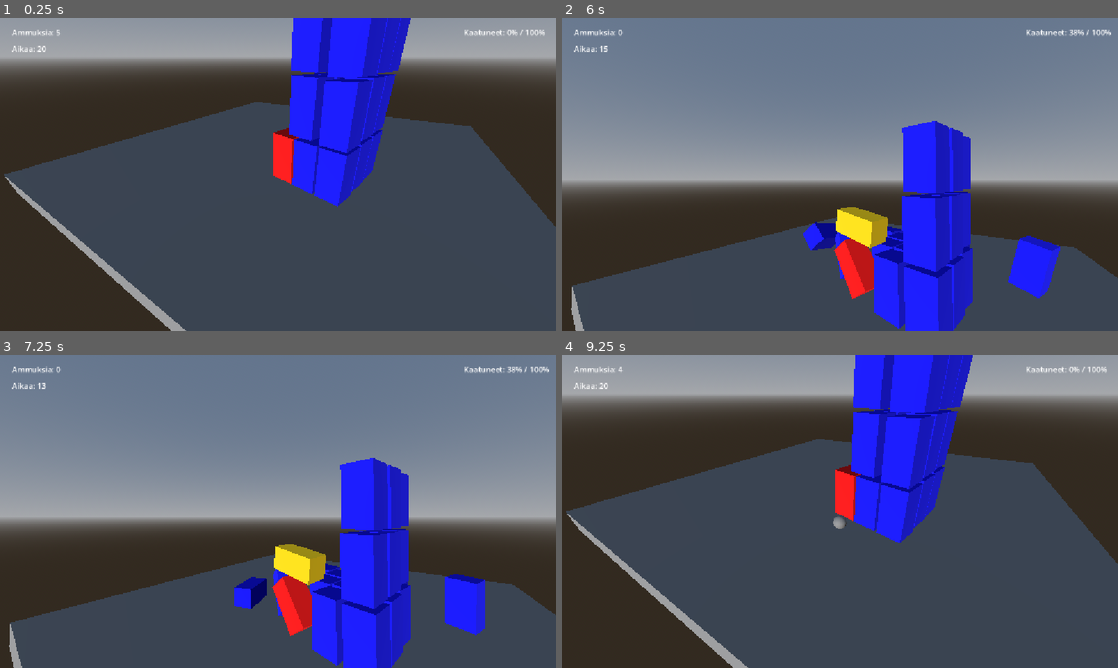
Above: before the commit, frames 1-4 (two rows, left to right).
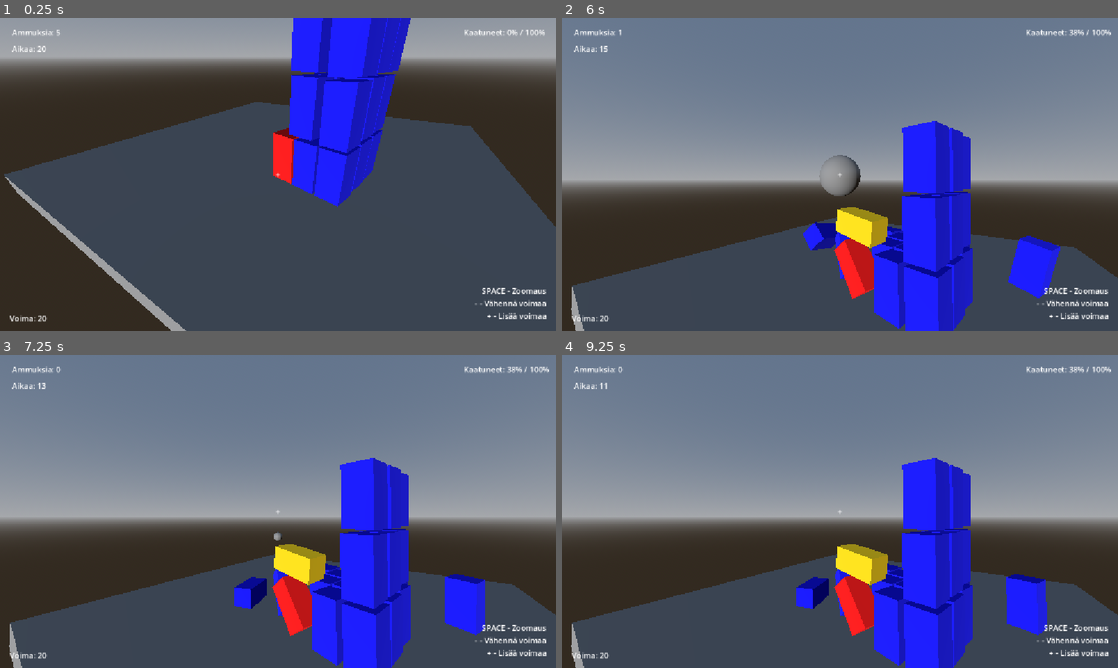
Above: after the commit, the same moments.

Repository: santtu-kumpulainen/3d-fysiikkapeli
Game: Godot game, scene res://scenes/root.tscn
Two runs of this game, one before a commit and one after it. Both use one fixed random seed, a clock stepped at 60 frames per second and the inputs below.
Inputs (mouse positions are in pixels of both pictures, inside the frame that each line leads up to):
- Up to frame 1 (0.25 s): no input
- Up to frame 2 (6 s): tap Enter at 0.5 s; move the mouse to (834, 180) at 0.52 s; tap R at 0.6, 1.55, 2.1, 2.85, 4.35, 5.1 s; click (834, 180) at 0.67 s; tap Space at 0.77, 0.8, 1.07, 1.35, 1.52, 1.82, 2.3, 3.02, 3.32, 3.6, 3.77, 4.07, 4.52, 4.82, 5.3, 5.85 s; move the mouse to (878, 177) at 1.27 s; click (878, 177) at 1.42 s; move the mouse to (795, 171) at 2.02 s; click (795, 171) at 2.17 s; move the mouse to (845, 174) at 2.77 s; click (845, 174) at 2.92 s; move the mouse to (817, 168) at 3.52 s; click (817, 168) at 3.67 s; tap Escape at 4.15 s; move the mouse to (962, 158) at 4.27 s; click (962, 158) at 4.42 s; move the mouse to (728, 190) at 5.02 s; click (728, 190) at 5.17 s; move the mouse to (895, 105) at 5.77 s; click (895, 105) at 5.92 s
- Up to frame 3 (7.25 s): tap Space at 6.02, 6.32, 6.77, 6.8, 7.07 s; tap R at 6.05, 6.6 s; move the mouse to (250, 574) at 6.52 s; click (250, 574) at 6.67 s
- Up to frame 4 (9.25 s): move the mouse to (1006, 558) at 7.27 s; tap R at 7.35, 8.85 s; click (1006, 558) at 7.42 s; tap Space at 7.52, 7.82, 8, 8.1, 9.02 s; move the mouse to (673, 464) at 8.02 s; click (673, 464) at 8.17 s; tap Enter at 8.75 s; move the mouse to (867, 511) at 8.77 s; click (867, 511) at 8.92 s

The runs differ from the first frame. In frame 1, 0.5% of the frame differs, in the area x 1-99%, y 49-98%; in frame 2, 0.9%; in frame 3, 0.5%; in frame 4, 81%, in the area x 0-100%, y 0-100%.

Commit message:
Task 10: Add crosshair zoom and adjustable shooting force

Diff:
--- a/3d_fysiikkapeli/scenes/box.gd
+++ b/3d_fysiikkapeli/scenes/box.gd
@@ -40,3 +40,7 @@
 	if angle >= deg_to_rad(45.0):
 		effect_triggered = true
 		toppled.emit(self)
+
+
+func get_block_type() -> int:
+	return block_type
--- a/3d_fysiikkapeli/scenes/root.gd
+++ b/3d_fysiikkapeli/scenes/root.gd
@@ -10,6 +10,9 @@
 @onready var victory_label: Label = $CanvasLayer/Message
 @onready var score_label: Label = $CanvasLayer/ScoreLabel
 @onready var timer_label: Label = $CanvasLayer/TimerLabel
+@onready var crosshair: Label = $CanvasLayer/Crosshair
+@onready var force_label: Label = $CanvasLayer/ForceLabel
+@onready var controls_label: Label = $CanvasLayer/ControlsLabel
 
 var time_left: float = 20.0
 
@@ -17,11 +20,19 @@
 var game_over: bool = false
 var camera_pitch: float = 0.0
 
+var normal_fov: float = 75.0
+var zoom_fov: float = 40.0
+var force_step: float = 5.0
+var min_force: float = 5.0
+var max_force: float = 50.0
+
+
 
 
 
 func _ready() -> void:
 	Input.mouse_mode = Input.MOUSE_MODE_CAPTURED
+
 	ammo_label.text = "Ammuksia: " + str(ammo_left)
 	victory_label.visible = false
 	update_score()
@@ -30,8 +41,48 @@
 		if box.has_signal("toppled"):
 			box.toppled.connect(_on_box_toppled)
 
-	timer_label.text = "Aikaa: 60"
-
+	timer_label.text = "Aikaa: %d" % ceili(time_left)
+
+	normal_fov = camera.fov
+	camera.fov = normal_fov
+
+	# Tähtäin keskelle näyttöä
+	crosshair.visible = true
+	crosshair.set_anchors_preset(Control.PRESET_CENTER)
+	crosshair.offset_left = -15
+	crosshair.offset_top = -20
+	crosshair.offset_right = 15
+	crosshair.offset_bottom = 20
+	crosshair.text = "+"
+	crosshair.horizontal_alignment = HORIZONTAL_ALIGNMENT_CENTER
+	crosshair.vertical_alignment = VERTICAL_ALIGNMENT_CENTER
+	crosshair.z_index = 10
+
+	# Voimanäyttö vasempaan alakulmaan
+	force_label.visible = true
+	force_label.set_anchors_preset(Control.PRESET_BOTTOM_LEFT)
+	force_label.offset_left = 20
+	force_label.offset_top = -45
+	force_label.offset_right = 220
+	force_label.offset_bottom = -15
+	force_label.z_index = 10
+	update_force_label()
+
+	# Ohjeet oikeaan alakulmaan
+	controls_label.visible = true
+	controls_label.set_anchors_preset(Control.PRESET_BOTTOM_RIGHT)
+	controls_label.offset_left = -240
+	controls_label.offset_top = -100
+	controls_label.offset_right = -20
+	controls_label.offset_bottom = -20
+	controls_label.text = "SPACE - Zoomaus\n- - Vähennä voimaa\n+ - Lisää voimaa"
+	controls_label.horizontal_alignment = HORIZONTAL_ALIGNMENT_RIGHT
+	controls_label.z_index = 10
+
+
+
+func update_force_label() -> void:
+	force_label.text = "Voima: " + str(int(force))
 
 
 
@@ -52,12 +103,33 @@
 			if not game_over:
 				shoot()
 
-	if event is InputEventKey and event.pressed and not event.echo:
-		if event.keycode == KEY_ESCAPE:
-			Input.mouse_mode = Input.MOUSE_MODE_VISIBLE
-
-		elif event.keycode == KEY_R and game_over:
-			get_tree().reload_current_scene()
+	if event is InputEventKey:
+		if event.pressed and not event.echo:
+			match event.keycode:
+				KEY_ESCAPE:
+					Input.mouse_mode = Input.MOUSE_MODE_VISIBLE
+
+				KEY_R:
+					if game_over:
+						get_tree().reload_current_scene()
+
+				KEY_SPACE:
+					if not game_over:
+						camera.fov = zoom_fov
+
+				KEY_MINUS, KEY_KP_SUBTRACT:
+					if not game_over:
+						force = maxf(force - force_step, min_force)
+						update_force_label()
+
+				KEY_EQUAL, KEY_KP_ADD:
+					if not game_over:
+						force = minf(force + force_step, max_force)
+						update_force_label()
+
+		elif not event.pressed and event.keycode == KEY_SPACE:
+			camera.fov = normal_fov
+
 
 
 func shoot() -> void:
@@ -156,6 +228,18 @@
 func _on_box_toppled(block: RigidBody3D) -> void:
 	if game_over:
 		return
+
+	if not block.has_method("get_block_type"):
+		return
+
+	match block.get_block_type():
+		0:
+			pass
+		1:
+			ammo_left += 2
+			ammo_label.text = "Ammuksia: " + str(ammo_left)
+		2:
+			explode(block)
 
 	match block.block_type:
 		0:
--- a/3d_fysiikkapeli/scenes/root.tscn
+++ b/3d_fysiikkapeli/scenes/root.tscn
@@ -121,6 +121,13 @@
 
 [node name="CanvasLayer" type="CanvasLayer" parent="." unique_id=15505303]
 
+[node name="AmmoLabel" type="Label" parent="CanvasLayer" unique_id=1881290787]
+offset_left = 25.0
+offset_top = 18.0
+offset_right = 125.0
+offset_bottom = 41.0
+text = "Ammuksia: 3"
+
 [node name="Message" type="Label" parent="CanvasLayer" unique_id=1730163135]
 offset_left = 152.0
 offset_top = 18.0
@@ -128,13 +135,6 @@
 offset_bottom = 41.0
 horizontal_alignment = 1
 vertical_alignment = 1
-
-[node name="AmmoLabel" type="Label" parent="CanvasLayer" unique_id=1881290787]
-offset_left = 25.0
-offset_top = 18.0
-offset_right = 125.0
-offset_bottom = 41.0
-text = "Ammuksia: 3"
 
 [node name="ScoreLabel" type="Label" parent="CanvasLayer" unique_id=1466009612]
 offset_left = 961.0
@@ -148,3 +148,22 @@
 offset_top = 52.0
 offset_right = 65.0
 offset_bottom = 75.0
+
+[node name="Crosshair" type="Label" parent="CanvasLayer" unique_id=306589837]
+offset_left = 589.0
+offset_top = 311.0
+offset_right = 629.0
+offset_bottom = 334.0
+text = "+"
+
+[node name="ForceLabel" type="Label" parent="CanvasLayer" unique_id=901715986]
+offset_right = 40.0
+offset_bottom = 23.0
+text = "Voima: 20"
+vertical_alignment = 2
+
+[node name="ControlsLabel" type="Label" parent="CanvasLayer" unique_id=1616412929]
+offset_right = 40.0
+offset_bottom = 23.0
+text = "Voima: 20"
+vertical_alignment = 2
